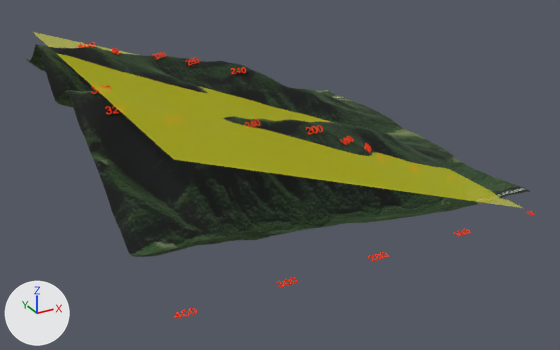
Two versions of the glTF model superficies/RioRastro2.gltf, one commit apart.
One viewpoint serves both versions: a 50 mm camera at (-1792.0, -3451.0, 1453.0) aimed at (0.0, -193.0, -176.0). The lights are fixed; the arrows at lower left show +X, +Y and +Z. Where no turn or scale is listed for an object, it has been applied to the vertices.
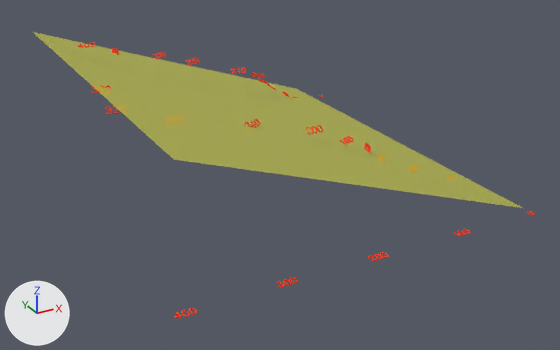
Where the change shows, as pixel boxes (x1, y1, x2, y2) in the pictures (560 x 350 px):
'root', no longer drawn
    before: (26, 44, 531, 257)

The edits, one by one:
Object 'root' (ob_root) now shows nothing instead of me_mesh_3.
